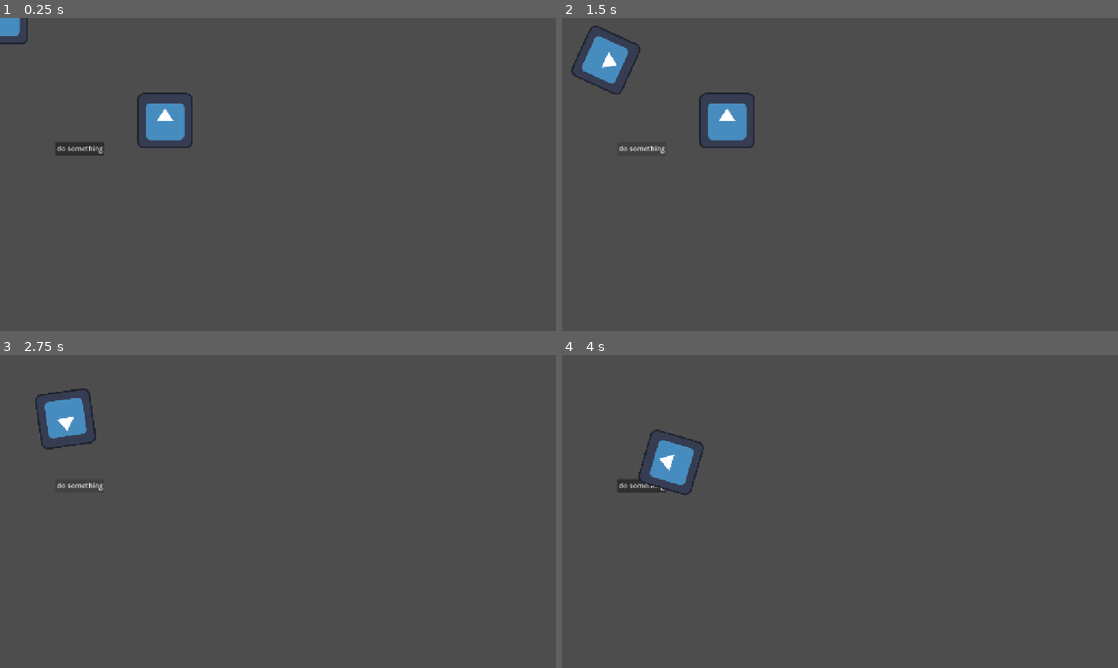
Above: before the commit, frames 1-4 (two rows, left to right).
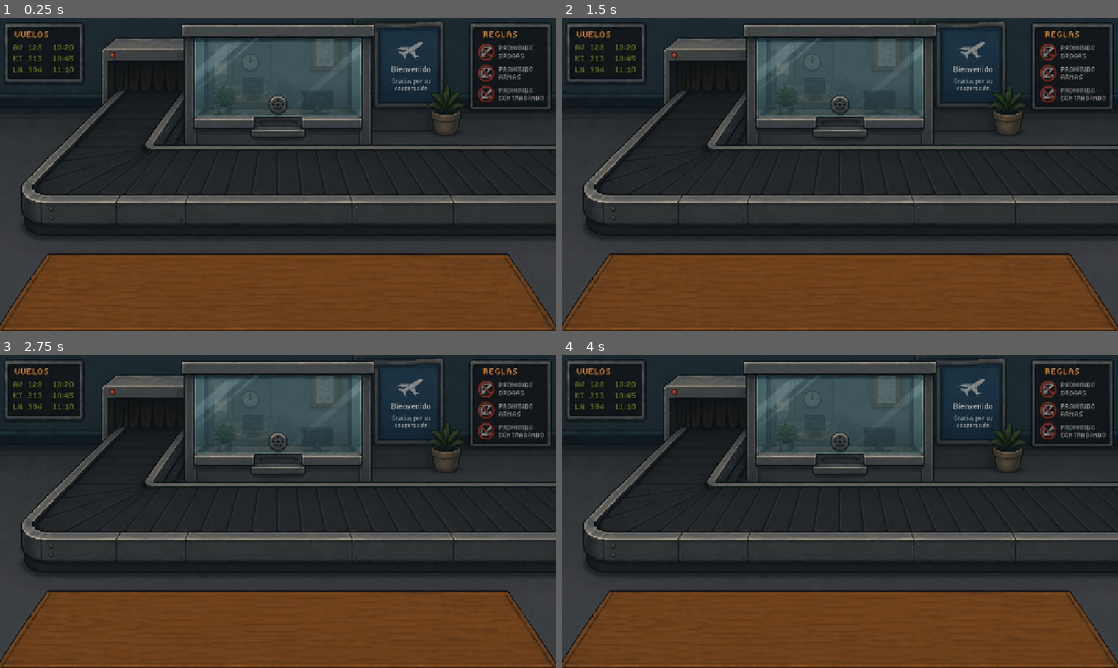
Above: after the commit, the same moments.

Repository: LaguGrego/CarcosaCustoms
Game: Godot game, scene res://Carcosa_customs.tscn
Two runs of this game, one before a commit and one after it. Both use one fixed random seed, a clock stepped at 60 frames per second and the inputs below. This scene is started directly instead of the project's main scene. The engine's default icon, where the game draws it, is replaced by a stand-in: a white triangle on a blue panel in a dark square.
Inputs (mouse positions are in pixels of both pictures, inside the frame that each line leads up to):
- Up to frame 1 (0.25 s): no input
- Up to frame 2 (1.5 s): click (639, 149) at 0.5 s, where only the run before the commit has a clickable "do something"; click (639, 149) at 1.25 s, where only the run before the commit has a clickable "do something"
- Up to frame 3 (2.75 s): click (77, 486) at 2 s, where only the run before the commit has a clickable "do something"
- Up to frame 4 (4 s): tap Enter at 2.75 s; move the mouse to (962, 495) at 2.77 s; click (962, 495) at 2.92 s; tap Space at 3.5 s; move the mouse to (728, 527) at 3.52 s; click (728, 527) at 3.67 s

The runs differ from the first frame. In frame 1, 83% of the frame differs, in the area x 0-100%, y 0-100%; in frame 2, 83%; in frame 3, 83%; in frame 4, 83%.

Commit message:
Nueva estructura

Diff:
--- a/carcosa-customs/Carcosa_customs.tscn
+++ b/carcosa-customs/Carcosa_customs.tscn
@@ -1,35 +1,156 @@
-[gd_scene format=3 uid="uid://cvrj031d2ov28"]
+[gd_scene format=3 uid="uid://lgifnlu6kyvo"]
 
-[ext_resource type="Script" uid="uid://cxksqacriiufv" path="res://button.gd" id="1_rfyre"]
-[ext_resource type="Texture2D" uid="uid://dp60o002rg0gy" path="res://icon.svg" id="2_6mm5t"]
-[ext_resource type="Script" uid="uid://cq0rhii4fmwe3" path="res://mi_robot.gd" id="3_ojftp"]
-[ext_resource type="Script" uid="uid://y3l50tjh8cd0" path="res://mi_robot2.gd" id="4_j6y0l"]
+[ext_resource type="Texture2D" uid="uid://d1n2ymc2jgajk" path="res://photo_5179383852495998227_y.jpg" id="1_88cbw"]
+[ext_resource type="Script" uid="uid://cvpr1xr2ct44m" path="res://timer_canva.gd" id="2_gmdr2"]
+[ext_resource type="Script" uid="uid://cy5ugpel5dydj" path="res://tool_1.gd" id="2_pcw25"]
+[ext_resource type="Texture2D" uid="uid://cj76rq1m0dpyw" path="res://Tool1_ph.png" id="3_6wbnc"]
+[ext_resource type="Script" uid="uid://6jd5vn2lp0l1" path="res://label.gd" id="3_rd02i"]
+[ext_resource type="Script" uid="uid://bxfqkd8tvxcju" path="res://tool_2.gd" id="4_7f53m"]
+[ext_resource type="Script" uid="uid://ch4b4vhgy2d65" path="res://tool_3.gd" id="5_81cyo"]
+[ext_resource type="Texture2D" uid="uid://bcwymak70g6xm" path="res://Tool2_ph.png" id="5_rfv6n"]
+[ext_resource type="Script" uid="uid://dhhno5jujv7vo" path="res://tool_4.gd" id="6_xq05o"]
+[ext_resource type="Texture2D" uid="uid://c5ex03f3snohx" path="res://Tool3_ph.png" id="7_jnih5"]
+[ext_resource type="Script" uid="uid://cossppyew1pa4" path="res://tool_5.gd" id="7_rfv6n"]
+[ext_resource type="Script" uid="uid://dybyee5sss0ce" path="res://tool_6.gd" id="8_jnih5"]
+[ext_resource type="Texture2D" uid="uid://bo2o0du6wyv13" path="res://Tool6_ph.png" id="9_gmdr2"]
+[ext_resource type="Texture2D" uid="uid://4bbwwp1afhs0" path="res://Tool4_ph.png" id="9_rd02i"]
+[ext_resource type="Texture2D" uid="uid://b2hvj1rwtv2uh" path="res://Tool5_ph.png" id="11_3yuqv"]
 
-[node name="Node2D" type="Node2D" unique_id=1588998784]
+[sub_resource type="RectangleShape2D" id="RectangleShape2D_rfv6n"]
+size = Vector2(100.75, 93.5625)
 
-[node name="miboton" type="Button" parent="." unique_id=504318850]
-offset_left = 127.0
-offset_top = 285.0
-offset_right = 241.0
-offset_bottom = 316.0
-text = "do something"
-script = ExtResource("1_rfyre")
+[node name="Carcosa Customs" type="Node2D" unique_id=1258786510]
 
-[node name="CharacterBody2D" type="CharacterBody2D" parent="." unique_id=1008739213]
-position = Vector2(1, -3)
+[node name="TextureRect" type="TextureRect" parent="." unique_id=1777674799]
+z_index = -4
+offset_right = 720.0
+offset_bottom = 476.0
+mouse_filter = 2
+texture = ExtResource("1_88cbw")
 
-[node name="miRobot" type="Sprite2D" parent="CharacterBody2D" unique_id=1274578540]
-texture = ExtResource("2_6mm5t")
-script = ExtResource("3_ojftp")
+[node name="World" type="Node2D" parent="." unique_id=1062303425]
 
-[node name="AnimationPlayer" type="AnimationPlayer" parent="CharacterBody2D" unique_id=1713068137]
+[node name="Interactives" type="Node2D" parent="World" unique_id=264628376]
 
-[node name="CharacterBody2D2" type="CharacterBody2D" parent="." unique_id=1310563750]
-position = Vector2(1, -3)
+[node name="Docs" type="Area2D" parent="World/Interactives" unique_id=55769499]
 
-[node name="miRobot" type="Sprite2D" parent="CharacterBody2D2" unique_id=1517251114]
-position = Vector2(379, 239)
-texture = ExtResource("2_6mm5t")
-script = ExtResource("4_j6y0l")
+[node name="Passanger" type="Area2D" parent="World/Interactives" unique_id=402030045]
 
-[node name="AnimationPlayer" type="AnimationPlayer" parent="CharacterBody2D2" unique_id=825271988]
+[node name="Luggage" type="Area2D" parent="World/Interactives" unique_id=915691002]
+
+[node name="Approved" type="Area2D" parent="World/Interactives" unique_id=1357328315]
+
+[node name="Denied" type="Area2D" parent="World/Interactives" unique_id=1287258631]
+
+[node name="Objetives" type="Area2D" parent="World/Interactives" unique_id=460384919]
+
+[node name="No_Interactives" type="Node2D" parent="World" unique_id=1770633659]
+
+[node name="Timer_canva" type="Node2D" parent="World/No_Interactives" unique_id=1093977544]
+script = ExtResource("2_gmdr2")
+
+[node name="Label" type="Label" parent="World/No_Interactives/Timer_canva" unique_id=2022005672]
+offset_right = 40.0
+offset_bottom = 23.0
+script = ExtResource("3_rd02i")
+
+[node name="Timer" type="Timer" parent="World/No_Interactives/Timer_canva" unique_id=739317293]
+
+[node name="ToolBox" type="Control" parent="." unique_id=1361854168]
+layout_mode = 3
+anchors_preset = 0
+metadata/_edit_use_anchors_ = true
+
+[node name="Tool1" type="Area2D" parent="ToolBox" unique_id=1849852125]
+script = ExtResource("2_pcw25")
+cursor_texture = ExtResource("3_6wbnc")
+
+[node name="CollisionShape2D" type="CollisionShape2D" parent="ToolBox/Tool1" unique_id=1685590934]
+position = Vector2(179.5, 592.5)
+shape = SubResource("RectangleShape2D_rfv6n")
+debug_color = Color(0, 0.6, 0.7019608, 0.41960785)
+
+[node name="Sprite2D" type="Sprite2D" parent="ToolBox/Tool1" unique_id=2142840436]
+process_priority = 1
+position = Vector2(182, 591)
+texture = ExtResource("3_6wbnc")
+
+[node name="Tool2" type="Area2D" parent="ToolBox" unique_id=539083750]
+script = ExtResource("4_7f53m")
+cursor_texture = ExtResource("5_rfv6n")
+
+[node name="Sprite2D" type="Sprite2D" parent="ToolBox/Tool2" unique_id=495766564]
+position = Vector2(313, 594)
+texture = ExtResource("5_rfv6n")
+
+[node name="CollisionShape2D2" type="CollisionShape2D" parent="ToolBox/Tool2" unique_id=1083616478]
+position = Vector2(298, 591)
+shape = SubResource("RectangleShape2D_rfv6n")
+debug_color = Color(0, 0.6, 0.7019608, 0.41960785)
+
+[node name="Tool3" type="Area2D" parent="ToolBox" unique_id=1037590589]
+script = ExtResource("5_81cyo")
+cursor_texture = ExtResource("7_jnih5")
+
+[node name="Sprite2D" type="Sprite2D" parent="ToolBox/Tool3" unique_id=1071294000]
+position = Vector2(422, 591)
+texture = ExtResource("7_jnih5")
+
+[node name="CollisionShape2D3" type="CollisionShape2D" parent="ToolBox/Tool3" unique_id=1678507459]
+position = Vector2(416, 592)
+shape = SubResource("RectangleShape2D_rfv6n")
+debug_color = Color(0, 0.6, 0.7019608, 0.41960785)
+
+[node name="Tool4" type="Area2D" parent="ToolBox" unique_id=1889882760]
+script = ExtResource("6_xq05o")
+cursor_texture = ExtResource("9_rd02i")
+
+[node name="Sprite2D" type="Sprite2D" parent="ToolBox/Tool4" unique_id=2130398932]
+position = Vector2(524, 595)
+texture = ExtResource("9_rd02i")
+
+[node name="CollisionShape2D4" type="CollisionShape2D" parent="ToolBox/Tool4" unique_id=1286391107]
+position = Vector2(531, 592)
+shape = SubResource("RectangleShape2D_rfv6n")
+debug_color = Color(0, 0.6, 0.7019608, 0.41960785)
+
+[node name="Tool5" type="Area2D" parent="ToolBox" unique_id=1644799980]
+script = ExtResource("7_rfv6n")
+cursor_texture = ExtResource("11_3yuqv")
+
+[node name="Sprite2D" type="Sprite2D" parent="ToolBox/Tool5" unique_id=1109380848]
+position = Vector2(644, 593)
+texture = ExtResource("11_3yuqv")
+
+[node name="CollisionShape2D5" type="CollisionShape2D" parent="ToolBox/Tool5" unique_id=2140570132]
+position = Vector2(637, 590.78125)
+shape = SubResource("RectangleShape2D_rfv6n")
+debug_color = Color(0, 0.6, 0.7019608, 0.41960785)
+
+[node name="Tool6" type="Area2D" parent="ToolBox" unique_id=2045743069]
+script = ExtResource("8_jnih5")
+cursor_texture = ExtResource("9_gmdr2")
+
+[node name="Sprite2D" type="Sprite2D" parent="ToolBox/Tool6" unique_id=717659914]
+position = Vector2(759, 594)
+texture = ExtResource("9_gmdr2")
+
+[node name="CollisionShape2D6" type="CollisionShape2D" parent="ToolBox/Tool6" unique_id=2116716275]
+position = Vector2(751, 590)
+shape = SubResource("RectangleShape2D_rfv6n")
+debug_color = Color(0, 0.6, 0.7019608, 0.41960785)
+
+[node name="Canvas" type="CanvasLayer" parent="." unique_id=993322582]
+
+[node name="Screens" type="Control" parent="Canvas" unique_id=44376712]
+layout_mode = 3
+anchors_preset = 0
+metadata/_edit_use_anchors_ = true
+
+[node name="Passanger" type="Node2D" parent="Canvas/Screens" unique_id=1175072997]
+
+[node name="Luggage" type="Node2D" parent="Canvas/Screens" unique_id=216350833]
+
+[node name="Objetives" type="Node2D" parent="Canvas/Screens" unique_id=1929488832]
+
+[node name="Docs" type="Node2D" parent="Canvas/Screens" unique_id=734381586]
--- a/carcosa-customs/node_2d.tscn
+++ /dev/null
@@ -1,60 +0,0 @@
-[gd_scene format=3 uid="uid://cxiuoo5uervvs"]
-
-[ext_resource type="Script" uid="uid://1ns8vmf1o4mk" path="res://tool_1.gd" id="2_0e48y"]
-[ext_resource type="Texture2D" uid="uid://d1n2ymc2jgajk" path="res://photo_5179383852495998227_y.jpg" id="5_q6r6c"]
-
-[node name="Carcosa Customs" type="Node2D" unique_id=1258786510]
-
-[node name="TextureRect" type="TextureRect" parent="." unique_id=1777674799]
-z_index = -4
-offset_right = 720.0
-offset_bottom = 476.0
-mouse_filter = 2
-texture = ExtResource("5_q6r6c")
-
-[node name="World" type="Node2D" parent="." unique_id=1062303425]
-
-[node name="Interactives" type="Node2D" parent="World" unique_id=264628376]
-
-[node name="Docs" type="Area2D" parent="World/Interactives" unique_id=55769499]
-
-[node name="Passanger" type="Area2D" parent="World/Interactives" unique_id=402030045]
-
-[node name="Luggage" type="Area2D" parent="World/Interactives" unique_id=915691002]
-
-[node name="Approved" type="Area2D" parent="World/Interactives" unique_id=1357328315]
-
-[node name="Denied" type="Area2D" parent="World/Interactives" unique_id=1287258631]
-
-[node name="Objetives" type="Area2D" parent="World/Interactives" unique_id=460384919]
-
-[node name="ToolBox" type="Control" parent="." unique_id=1361854168]
-layout_mode = 3
-anchors_preset = 0
-
-[node name="Tool1" type="Area2D" parent="ToolBox" unique_id=1849852125]
-script = ExtResource("2_0e48y")
-
-[node name="Tool2" type="Area2D" parent="ToolBox" unique_id=539083750]
-
-[node name="Tool3" type="Area2D" parent="ToolBox" unique_id=1037590589]
-
-[node name="Tool4" type="Area2D" parent="ToolBox" unique_id=1889882760]
-
-[node name="Tool5" type="Area2D" parent="ToolBox" unique_id=1644799980]
-
-[node name="Tool6" type="Area2D" parent="ToolBox" unique_id=2045743069]
-
-[node name="Canvas" type="CanvasLayer" parent="." unique_id=993322582]
-
-[node name="Screens" type="Control" parent="Canvas" unique_id=44376712]
-layout_mode = 3
-anchors_preset = 0
-
-[node name="Passanger" type="Node2D" parent="Canvas/Screens" unique_id=1175072997]
-
-[node name="Luggage" type="Node2D" parent="Canvas/Screens" unique_id=216350833]
-
-[node name="Objetives" type="Node2D" parent="Canvas/Screens" unique_id=1929488832]
-
-[node name="Docs" type="Node2D" parent="Canvas/Screens" unique_id=734381586]
--- a/carcosa-customs/project.godot
+++ b/carcosa-customs/project.godot
@@ -11,7 +11,7 @@
 [application]
 
 config/name="Carcosa Customs"
-run/main_scene="uid://cxiuoo5uervvs"
+run/main_scene="uid://cvrj031d2ov28"
 config/features=PackedStringArray("4.6", "Forward Plus")
 config/icon="res://icon.svg"
 
--- a/carcosa-customs/tool_1.gd
+++ b/carcosa-customs/tool_1.gd
@@ -1,11 +1,13 @@
-extends Button
+extends Area2D
 
+@export var cursor_texture: Texture2D
 
-# Called when the node enters the scene tree for the first time.
-func _ready() -> void:
-	pass # Replace with function body.
+func _ready():
+	input_pickable = true
+	self.input_event.connect(_on_input_event)
 
+func _on_input_event(_viewport, event, _shape_idx):
+	if event is InputEventMouseButton:
+		if event.button_index == MOUSE_BUTTON_LEFT and event.pressed:
 
-# Called every frame. 'delta' is the elapsed time since the previous frame.
-func _process(delta: float) -> void:
-	pass
+			Input.set_custom_mouse_cursor(cursor_texture)
Not shown, changed: carcosa-customs/tool_1.gd.uid
